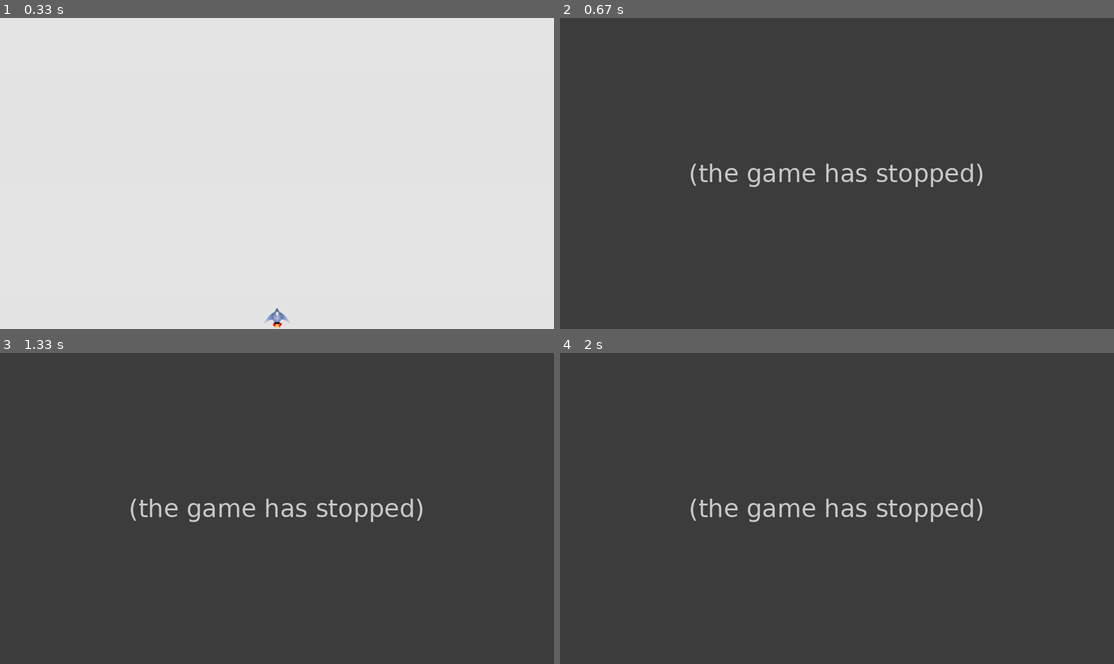
Above: before the commit, frames 1-4 (two rows, left to right).
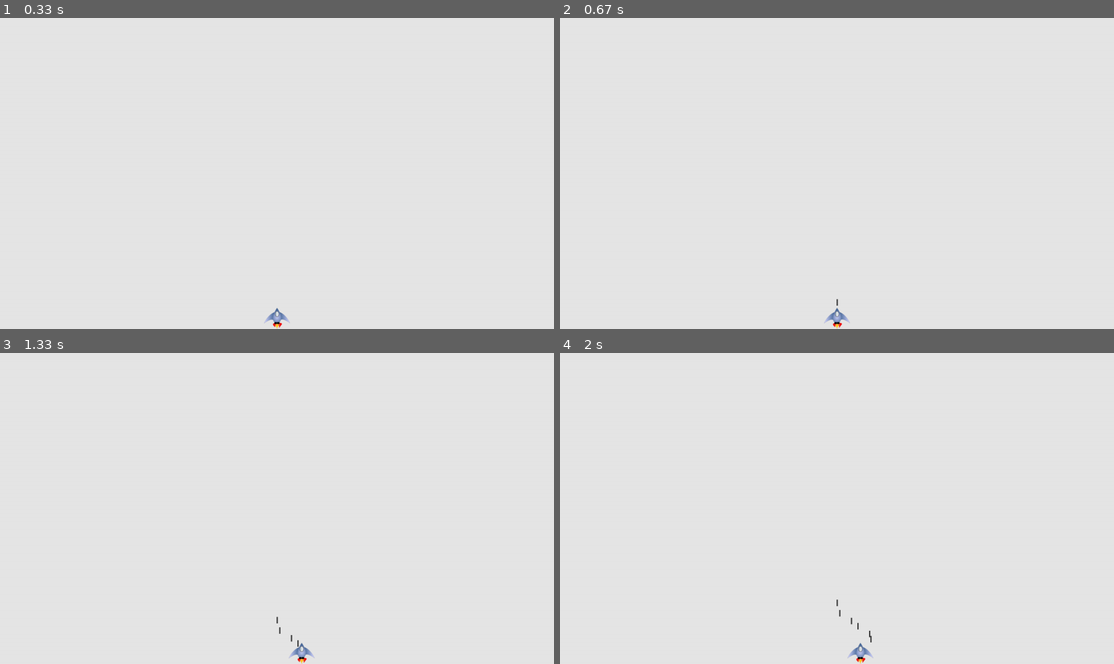
Above: after the commit, the same moments.

Repository: temakuch/ship_pygame
Game: pygame game, started from main.py
The game is run twice, just before and just after one commit, with the same random seed, the same clock (stepped at 60 frames per second) and the same inputs.
Inputs:
- Up to frame 1 (0.33 s): no input
- Up to frame 2 (0.67 s): tap Space at 0.33 s
- Up to frame 3 (1.33 s): hold Right 0.67-1.13 s; tap Space at 0.73, 1.03, 1.23 s; hold Right from 1.17 s (still down)
- Up to frame 4 (2 s): tap Space at 1.53, 1.73 s; release Right at 1.63 s; hold Left from 1.67 s (still down)

Frame 1 is identical in both runs. In frame 2, 100% of the frame differs, in the area x 0-100%, y 0-100%; in frame 3, 100%; in frame 4, 100%.
Error before the commit: AttributeError: 'Bullet' object has no attribute '_Sprite__g' (main.py line 48); the game stopped at 0.33 s (later frames are placeholders)

Commit message:
added bullets

Diff:
--- a/bullet.py
+++ b/bullet.py
@@ -1,16 +1,14 @@
 import pygame
 from pygame.sprite import Sprite
 
-
 class Bullet(Sprite):
     def __init__(self, SW):
-        super().__init__
+        super().__init__()
         self.screen = SW.screen
         self.bullet_width = 3
-        self.bullet_height = 10
+        self.bullet_height = 15
+        self.bullet_speed = 1.0
         self.bullet_color = (60, 60, 60)
-        self.bullet_speed = 1.0
-
         self.rect = pygame.Rect(0, 0, self.bullet_width, self.bullet_height)
         self.rect.midtop = SW.ship.rect.midtop
         self.y = float(self.rect.y)
